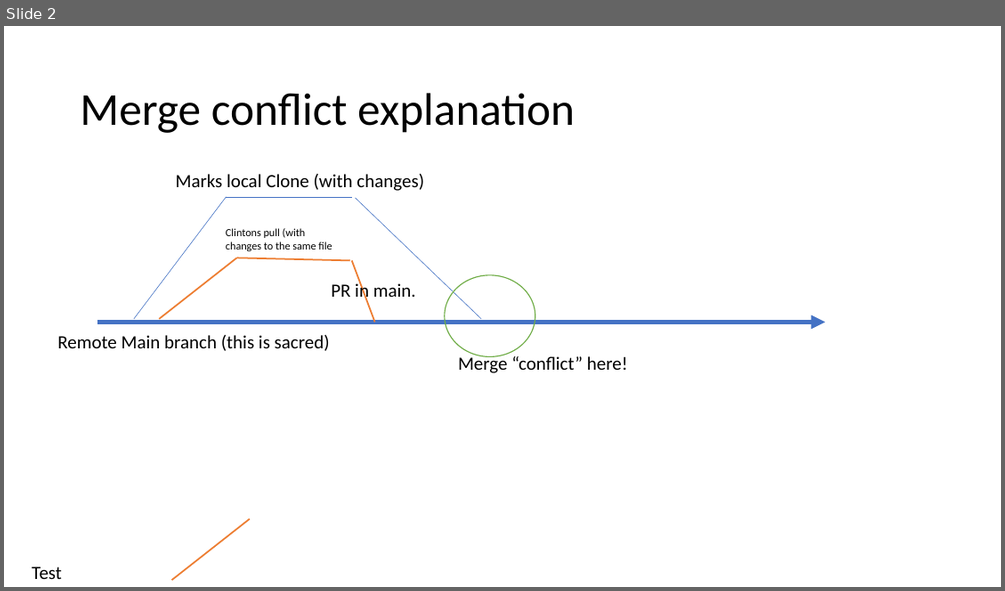
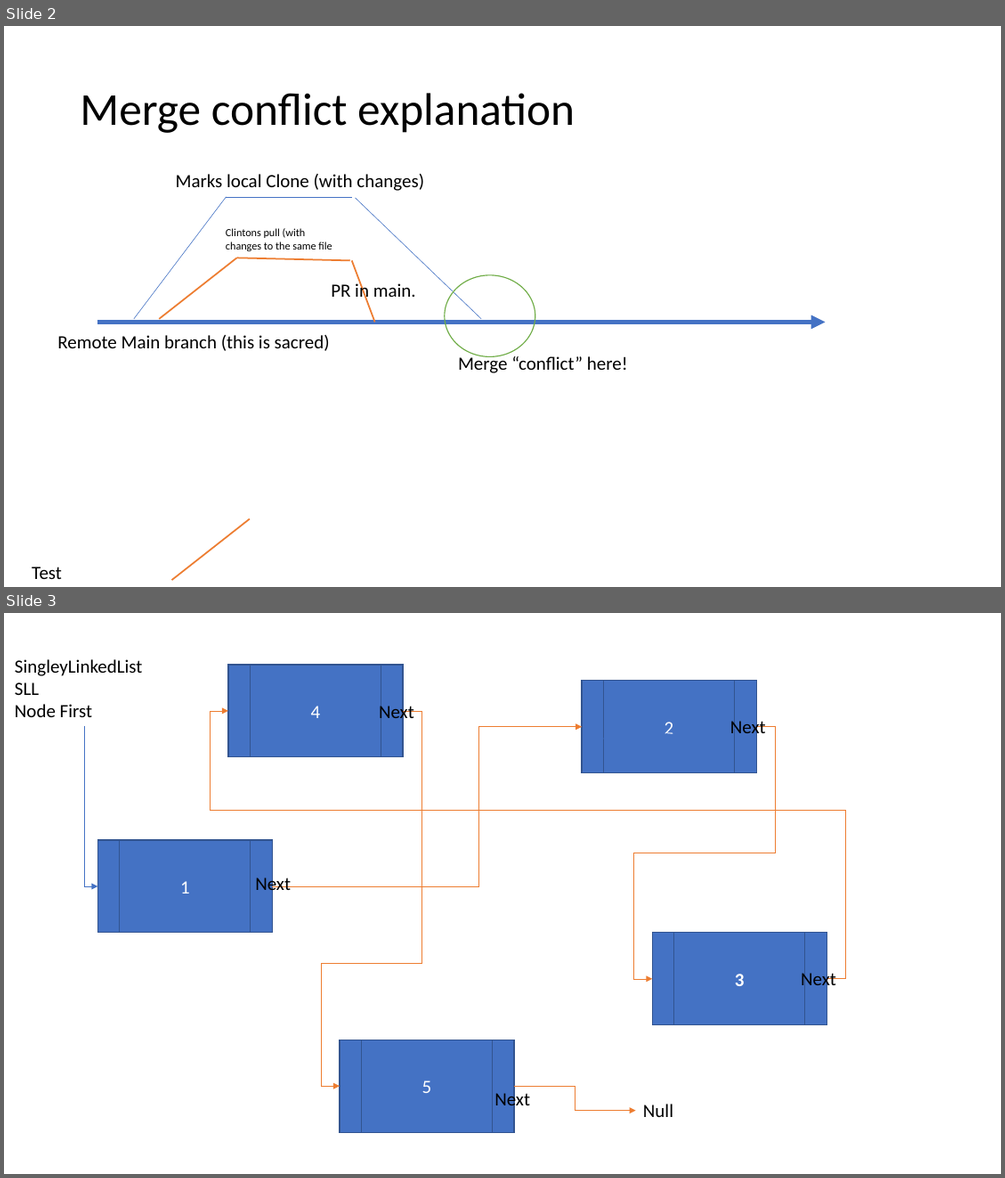
Before and after one commit to 042423-Chevron-batch/Trainer_Code, a slide deck: Marks Drawrings.pptx. Shown one above the other, each under a label of ours: slide 2 before the commit, slides 2 and 3 after it. The pictures are 1005x591 and 1005x1178 pixels, drawn with LibreOffice and Linux fonts; fonts in the diff are those of the drawing. Boxes give left, top, right and bottom in pixels: in the first picture for what was removed or moved away, otherwise in the second. Text is boxed around its words. In the diff, an @@ line names an element or a change of style, - is before the commit and + after.

Commit message:
Adds singley linked list

```diff
--- a/Marks Drawrings.pptx
+++ b/Marks Drawrings.pptx
@@ slide 3 added at (4,613,1001,1174), background #FFFFFF @@
@@ text added at (15,659,143,717), 18 pt, text #000000 @@
+SingleyLinkedList SLL
+Node First
@@ flow chart predefined process added at (228,665,403,757), fill #4472C4, outline #325491 1 pt, 18 pt, text #FFFFFF @@
+4
@@ flow chart predefined process added at (582,681,756,773), fill #4472C4, outline #325491 1 pt, 18 pt, text #FFFFFF @@
+2
@@ elbow arrow added from (826, 979) to (228, 711), #ED7D31 0.5 pt @@
@@ elbow arrow added from (403, 711) to (340, 1086), #ED7D31 0.5 pt @@
@@ text added at (379,702,414,723), 18 pt, text #000000 @@
+Next
@@ text added at (730,717,766,738), 18 pt, text #000000 @@
+Next
@@ elbow arrow added from (85, 726) to (97, 886), #4472C4 0.5 pt @@
@@ elbow arrow added from (273, 886) to (582, 727), #ED7D31 0.5 pt @@
@@ arrow added from (756, 727) to (594, 739), #4472C4 0.5 pt @@
@@ elbow arrow added from (756, 727) to (652, 979), #ED7D31 0.5 pt @@
@@ flow chart predefined process added at (97,840,272,933), fill #4472C4, outline #325491 1 pt, 18 pt, text #FFFFFF @@
+1
@@ text added at (255,875,291,896), 18 pt, text #000000 @@
+Next
@@ flow chart predefined process added at (652,933,826,1025), fill #4472C4, outline #325491 1 pt, 18 pt, text #FFFFFF, bold @@
+3
@@ text added at (801,970,836,991), 18 pt, text #000000 @@
+Next
@@ flow chart predefined process added at (340,1040,514,1133), fill #4472C4, outline #325491 1 pt, 18 pt, text #FFFFFF @@
+5
@@ text added at (494,1090,530,1111), 18 pt, text #000000 @@
+Next
@@ elbow arrow added from (514, 1086) to (636, 1111), #ED7D31 0.5 pt @@
@@ text added at (643,1103,673,1117), 18 pt, text #000000 @@
+Null
```
Also in this commit, not shown: 4 other files.
